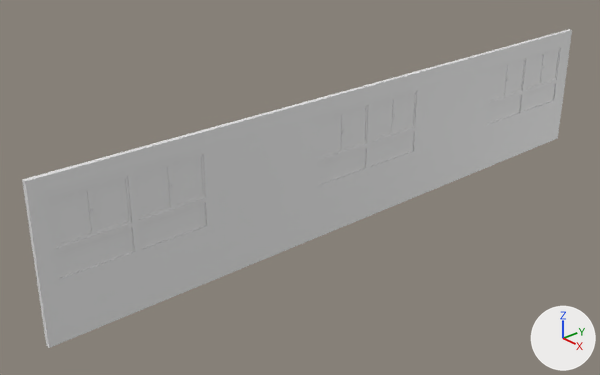
Renders of the Blender file Assets/Assets/outWallClassroom01/outWallClassroom.blend from each side of a commit.
Rendered twice from a camera (50 mm lens) standing at (11.45, -12.05, 6.48) and looking at (-0.76, -1.24, -0.69). The lights are fixed; the arrows at lower right show +X, +Y and +Z.

The first picture shows 'leftLeftWindow.000', 'leftLeftWindow.001', 'leftRightWindow.000', 'leftRightWindow.001', 'mainWindowCenter', 'mainWindowLeft', 'mainWindowRight', 'realWall', 'rightLeftWindow.000', 'rightLeftWindow.001', 'rightRightWindow.000', 'rightRightWindow.001'.
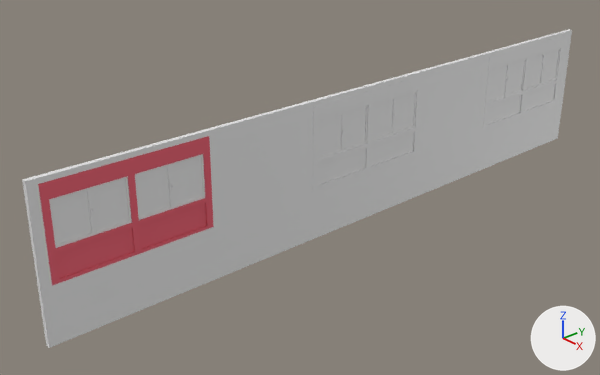
Where the change shows, as pixel boxes [x1, y1, x2, y2] in the pictures (600 x 375 px):
'mainWindowLeft', recoloured (grey to red)
    both: [38, 136, 213, 285]

What the commit changed:
Material 'Material' (mat_material) is new.
Its base color is (0.8, 0.138, 0.183) (red #e76877).
me_cube_015 has 94 vertices, 92 faces and spans x -0.19..0.05, y -1.6..1.6, z -0.81..0.98.
me_cube_015 now uses material mat_material (red #e76877).
